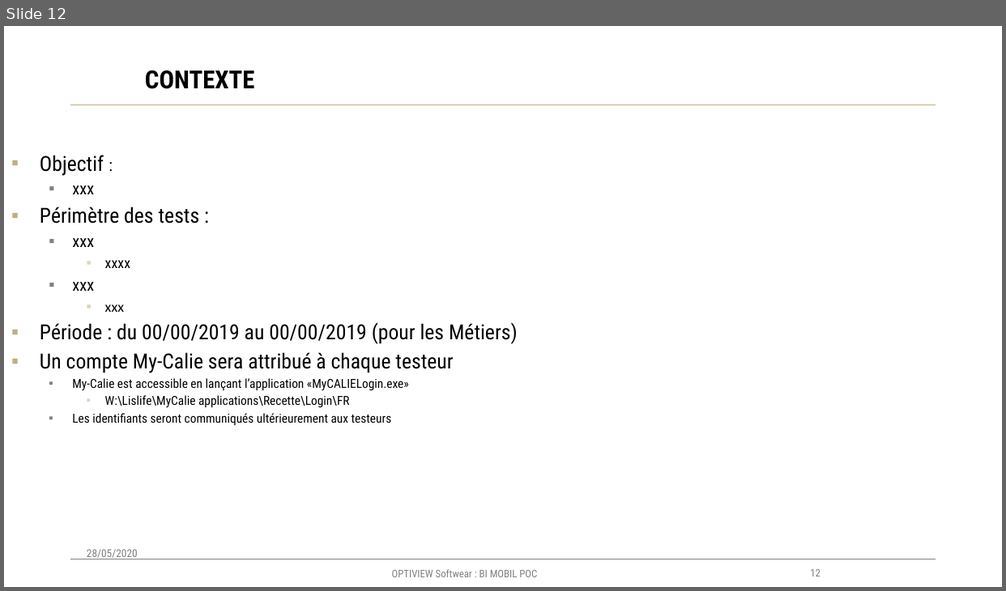
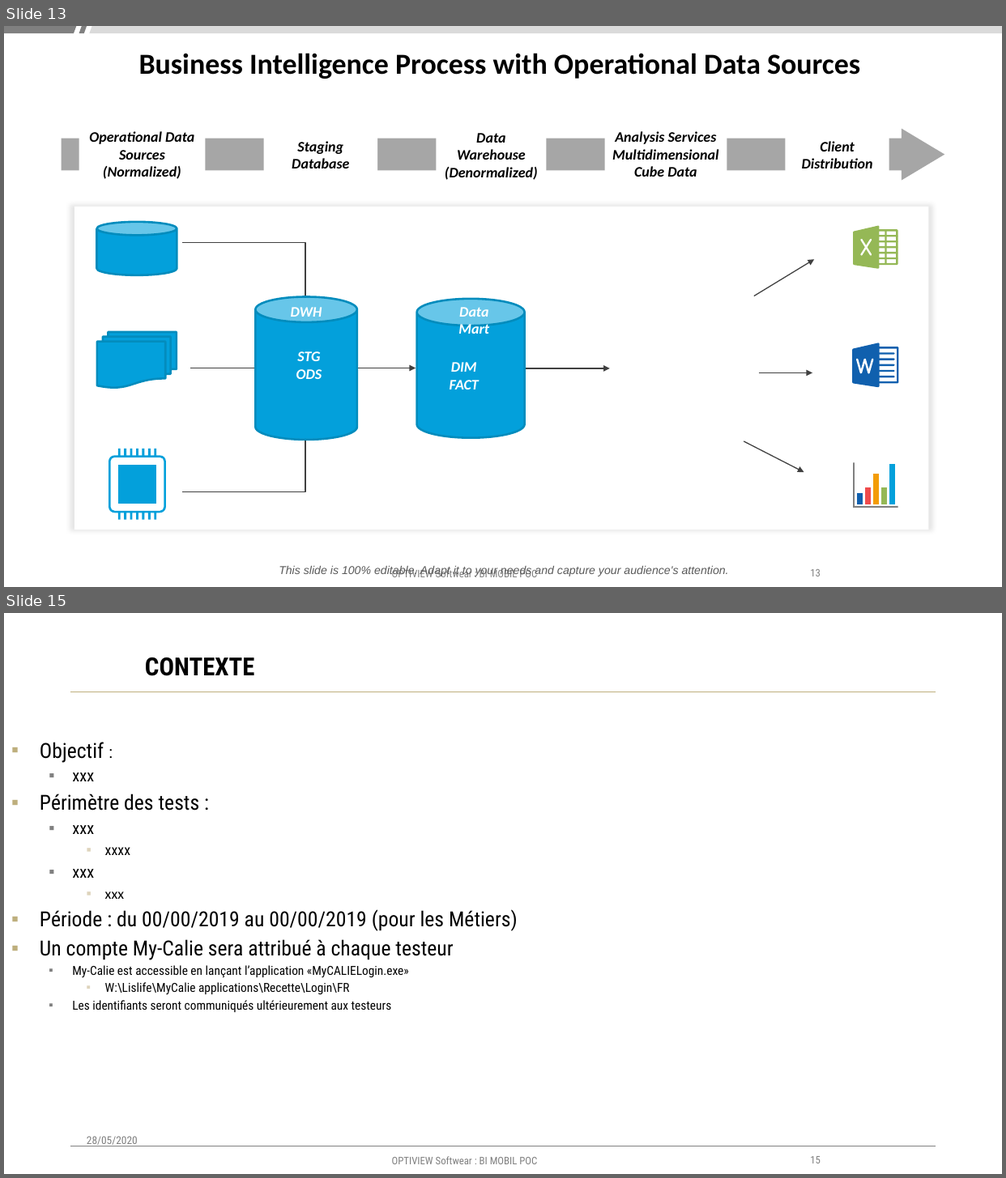
Before and after one commit to DIBASSI/ZEUS, a slide deck: Documentation/CHAPITRE 01 - Livret d'acceuille.pptx. Shown one above the other, each under a label of ours: slide 12 before the commit, slides 13 and 15 after it; the slides between them are not shown. The pictures are 1006x591 and 1006x1178 pixels, drawn with LibreOffice and Linux fonts; fonts in the diff are those of the drawing. Boxes give left, top, right and bottom in pixels: in the first picture for what was removed or moved away, otherwise in the second. Text is boxed around its words. In the diff, an @@ line names an element or a change of style, - is before the commit and + after.

```diff
--- a/Documentation/CHAPITRE 01 - Livret d'acceuille.pptx
+++ b/Documentation/CHAPITRE 01 - Livret d'acceuille.pptx
@@ slide 13 added at (4, 26, 1002, 587), background #FFFFFF; not listed: 3 template elements that a slide beside it also shows @@
@@ group added at (4, 26, 1002, 79): 3 freeform shapes, 1 text @@
+Business Intelligence Process with Operational Data Sources
@@ group added at (62, 129, 945, 180): 5 texts, 1 right arrow @@
+Operational Data Sources (Normalized)
+Staging Database
+Data Warehouse (Denormalized)
+Analysis Services Multidimensional Cube Data
+Client Distribution
@@ rectangle added at (74, 207, 928, 530), fill #FFFFFF @@
@@ group added at (853, 226, 898, 269): 10 freeform shapes @@
@@ group added at (182, 242, 814, 493): 5 arrows, 2 freeform shapes @@
@@ text added at (296, 352, 322, 379), 14 pt, text #FFFFFF, bold, italic @@
+STG
+ODS
@@ group added at (256, 297, 525, 440): 3 texts, 2 cylinders @@
+Data Mart
+DWH
+DIM
+FACT
@@ group added at (852, 344, 899, 388): 8 freeform shapes @@
@@ group added at (97, 222, 177, 520): 2 freeform shapes, 1 cylinder, 1 flow chart multidocument @@
@@ group added at (853, 463, 898, 508): 6 freeform shapes @@
@@ text added at (279, 565, 729, 578), 11 pt, text #595959, italic @@
+This slide is 100% editable. Adapt it to your needs and capture your audience's attention.
@@ what was slide 12 is now slide 15 @@
@@ page number at (810, 1157, 820, 1164): text changed @@
-12
+15
```
Also in this commit, not shown: 2 slides changed, 2 other slides added.
